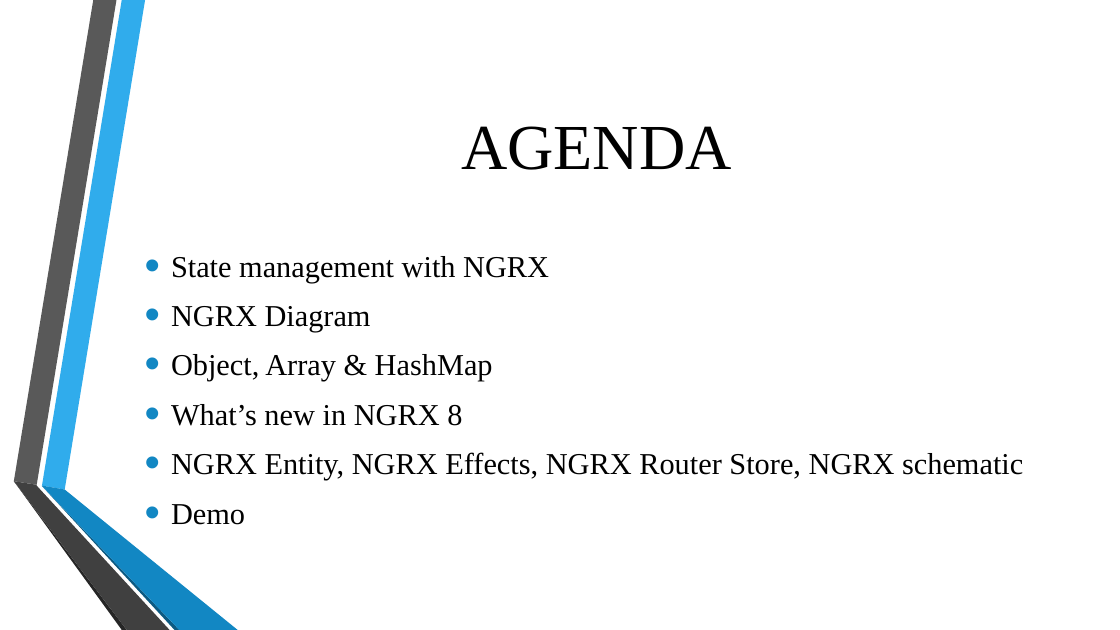
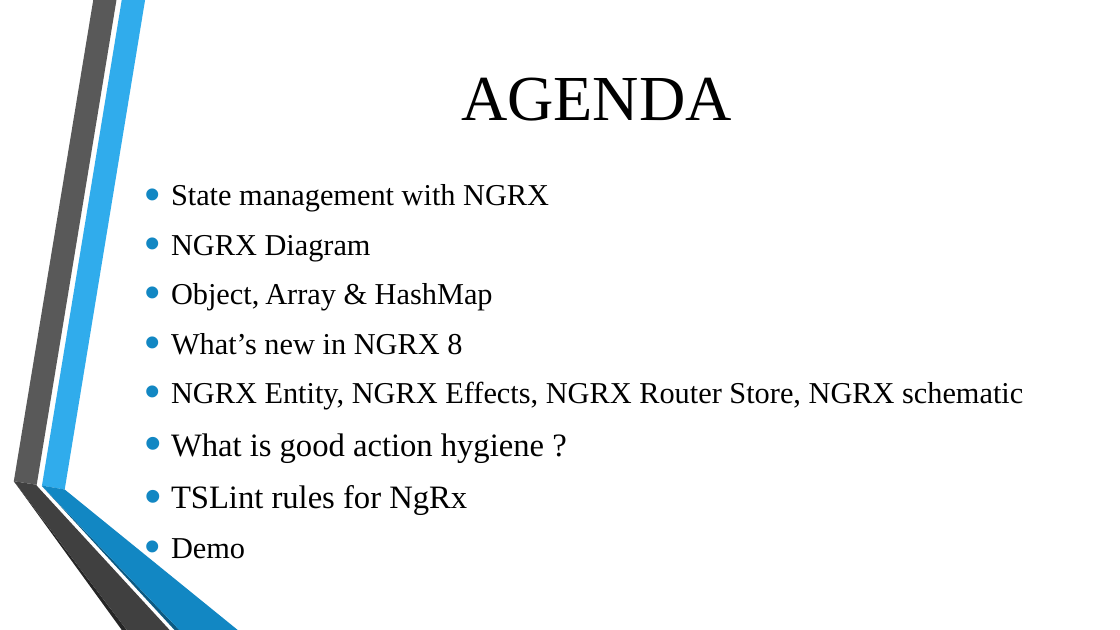
Before and after one commit to ngohungphuc/Presentation, a slide deck: slide 2 of NgRx/NGRX Part 2.pptx. Drawn at 1120x630 pixels with LibreOffice and Linux fonts; fonts in the diff are those of the drawing; background and template pictures are left out. Boxes give left, top, right and bottom in pixels: in the first picture for what was removed or moved away, otherwise in the second. Text is boxed around its words. In the diff, an @@ line names an element or a change of style, - is before the commit and + after.

Commit message:
add lint for ngrx

```diff
--- a/NgRx/NGRX Part 2.pptx
+++ b/NgRx/NGRX Part 2.pptx
@@ title "AGENDA": place and size @@
-title "AGENDA" at [461, 126, 732, 170]
+title "AGENDA" at [461, 77, 732, 121]
@@ text "State management with NGRX": place and size @@
-text "State management with NGRX" at [171, 256, 1023, 525]
+text "State management with NGRX" at [171, 184, 1023, 559]
@@ text at [171, 433, 544, 515]: paragraphs added @@
+• What is good action hygiene ?
+• TSLint rules for NgRx
```
Also in this commit, not shown: 2 slides added, 4 other files.
